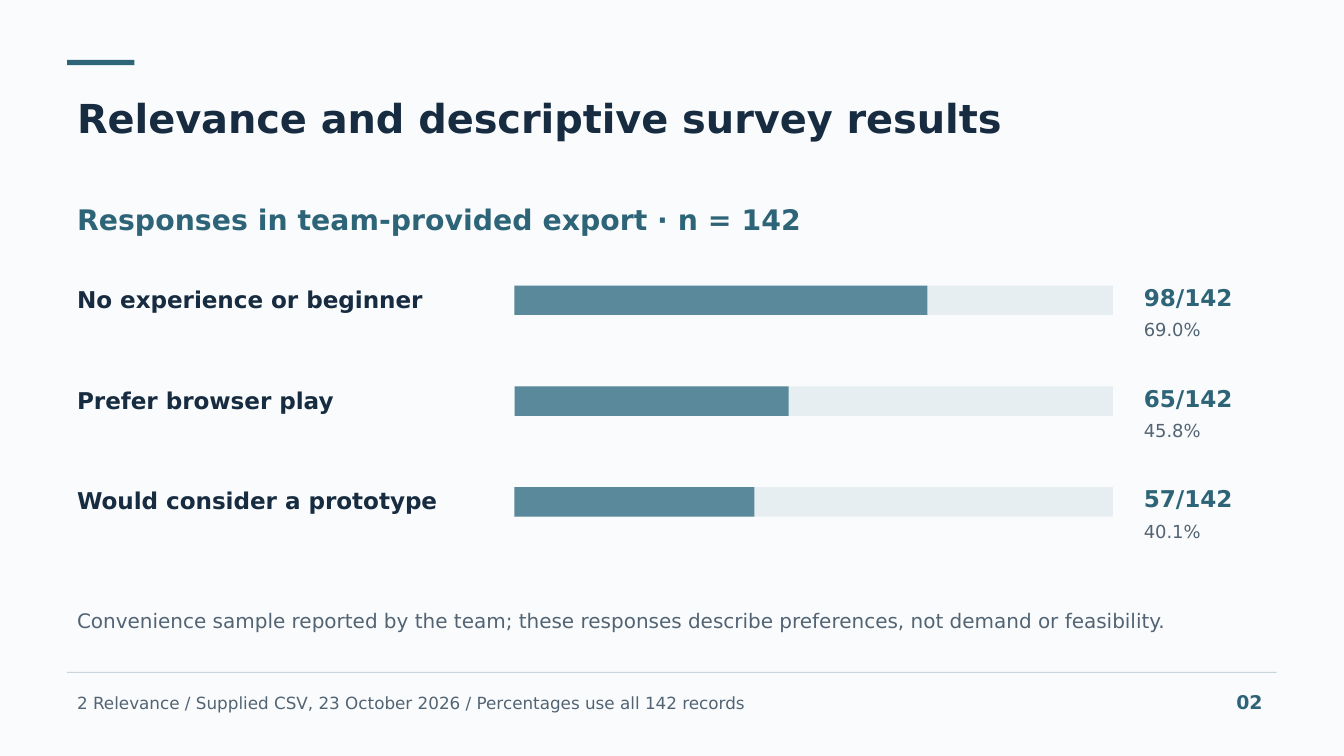
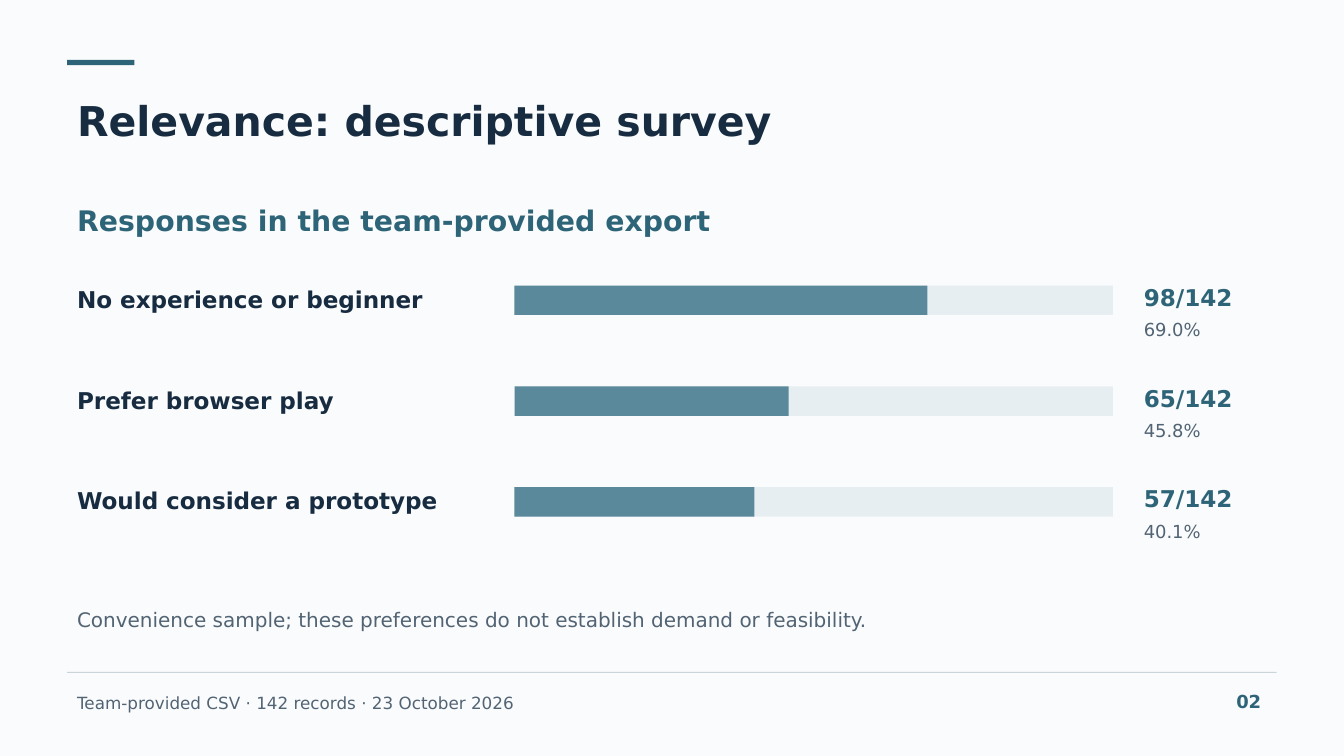
Before and after one commit to lastnurik/diploma, a slide deck: slide 2 of submission/diploma-final-presentation.pptx. Drawn at 1344x756 pixels with LibreOffice and Linux fonts; fonts in the diff are those of the drawing. Boxes give left, top, right and bottom in pixels: in the first picture for what was removed or moved away, otherwise in the second. Text is boxed around its words. In the diff, an @@ line names an element or a change of style, - is before the commit and + after.

```diff
--- a/submission/diploma-final-presentation.pptx
+++ b/submission/diploma-final-presentation.pptx
@@ text at (77, 104, 771, 145): text changed; size 28.5 to 29.2 pt @@
-Relevance and descriptive survey results
+Relevance: descriptive survey
@@ text at (77, 209, 710, 237): text changed @@
-Responses in team-provided export · n = 142
+Responses in the team-provided export
@@ text at (77, 612, 866, 631): text changed @@
-Convenience sample reported by the team; these responses describe preferences, not demand or feasibility.
+Convenience sample; these preferences do not establish demand or feasibility.
@@ text "02" at (1236, 694, 1261, 709): size 13.5 to 12.8 pt @@
@@ text at (77, 696, 514, 713): text changed @@
-2 Relevance / Supplied CSV, 23 October 2026 / Percentages use all 142 records
+Team-provided CSV · 142 records · 23 October 2026
```
Also in this commit, not shown: 4 other slides changed, 4 slides added, 6 slides removed, 17 other files.
